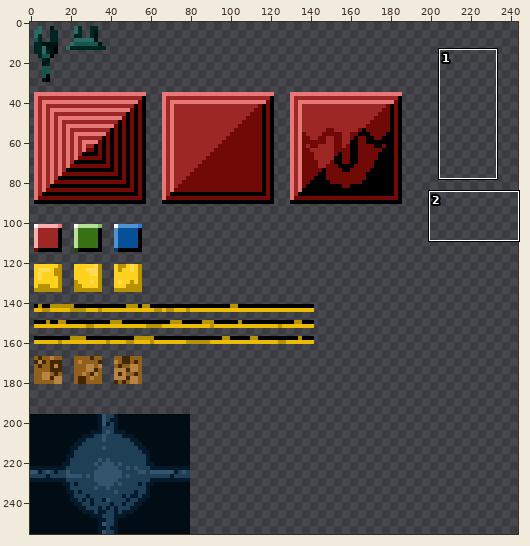
File history of a sprite sheet, Assets/Textures/Environment-Atlas-1.png. Above: a wide view before the commit, with the close-up outlined.
Close-up. First the earlier version:
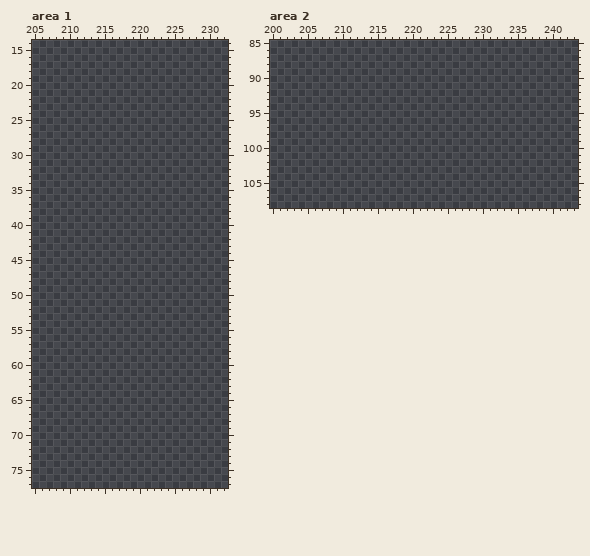
The file is 256x256 pixels. Shown: area 1: x 205..232, y 14..77; area 2: x 200..243, y 85..108. The old version is drawn lined up with the new one. The wide view leaves out empty margins.
After the commit:
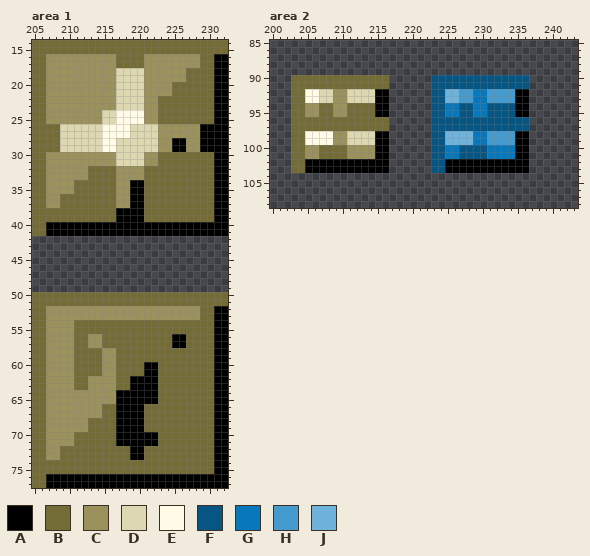
Palette (. is transparent): A #000000  B #746c37  C #9a915c  D #ded8b2  E #fffbe6  F #065583  G #0878ba  H #469bce  J #6fb3dc
Log entry: Added Wall tiles to the environment atlas
From old to new:
drawings rearranged on the sheet (the old picture shows each at its new place; 1 dropped ones are not shown)
Changed rows in their new state; - is an unchanged pixel.
Area 1:
first column x 205:
14 BBBBBBBBBBBBBBBBBBBBBBBBBBBB
15 BBBBBBBBBBBBBBBBBBBBBBBBBBBB
16 BBCCCCCCCCCCBBBBCCCCCCCCBBAA
17 BBCCCCCCCCCCBBBBCCCCCCCCBBAA
18 BBCCCCCCCCCCDDDDCCCCCCBBBBAA
19 BBCCCCCCCCCCDDDDCCCCCCBBBBAA
20 BBCCCCCCCCCCDDDDCCCCBBBBBBAA
21 BBCCCCCCCCCCDDDDCCCCBBBBBBAA
22 BBCCCCCCCCCCDDDDCCBBBBBBBBAA
23 BBCCCCCCCCCCDDDDCCBBBBBBBBAA
24 BBCCCCCCCCDDEEEECCBBBBBBBBAA
25 BBCCCCCCCCDDEEEECCBBBBBBBBAA
26 BBBBDDDDDDEEEEDDDDCCCCCCAAAA
27 BBBBDDDDDDEEEEDDDDCCCCCCAAAA
28 BBBBDDDDDDEEDDDDDDCCAACCAAAA
29 BBBBDDDDDDEEDDDDDDCCAACCAAAA
30 BBCCCCCCCCCCDDDDCCBBBBBBBBAA
31 BBCCCCCCCCCCDDDDCCBBBBBBBBAA
32 BBCCCCCCBBBBCCCCBBBBBBBBBBAA
33 BBCCCCCCBBBBCCCCBBBBBBBBBBAA
34 BBCCCCBBBBBBCCAABBBBBBBBBBAA
35 BBCCCCBBBBBBCCAABBBBBBBBBBAA
36 BBCCBBBBBBBBCCAABBBBBBBBBBAA
37 BBCCBBBBBBBBCCAABBBBBBBBBBAA
38 BBBBBBBBBBBBAAAABBBBBBBBBBAA
39 BBBBBBBBBBBBAAAABBBBBBBBBBAA
40 BBAAAAAAAAAAAAAAAAAAAAAAAAAA
41 BBAAAAAAAAAAAAAAAAAAAAAAAAAA
first column x 205:
50 BBBBBBBBBBBBBBBBBBBBBBBBBBBB
51 BBBBBBBBBBBBBBBBBBBBBBBBBBBB
52 BBCCCCCCCCCCCCCCCCCCCCCCBBAA
53 BBCCCCCCCCCCCCCCCCCCCCCCBBAA
54 BBCCCCBBBBBBBBBBBBBBBBBBBBAA
55 BBCCCCBBBBBBBBBBBBBBBBBBBBAA
56 BBCCCCBBCCBBBBBBBBBBAABBBBAA
57 BBCCCCBBCCBBBBBBBBBBAABBBBAA
58 BBCCCCBBBBCCBBBBBBBBBBBBBBAA
59 BBCCCCBBBBCCBBBBBBBBBBBBBBAA
60 BBCCCCBBBBCCBBBBAABBBBBBBBAA
61 BBCCCCBBBBCCBBBBAABBBBBBBBAA
62 BBCCCCBBCCCCBBAAAABBBBBBBBAA
63 BBCCCCBBCCCCBBAAAABBBBBBBBAA
64 BBCCCCCCCCCCAAAAAABBBBBBBBAA
65 BBCCCCCCCCCCAAAAAABBBBBBBBAA
66 BBCCCCCCCCBBAAAABBBBBBBBBBAA
67 BBCCCCCCCCBBAAAABBBBBBBBBBAA
68 BBCCCCCCBBBBAAAABBBBBBBBBBAA
69 BBCCCCCCBBBBAAAABBBBBBBBBBAA
70 BBCCCCBBBBBBAAAAAABBBBBBBBAA
71 BBCCCCBBBBBBAAAAAABBBBBBBBAA
72 BBCCBBBBBBBBBBAABBBBBBBBBBAA
73 BBCCBBBBBBBBBBAABBBBBBBBBBAA
74 BBBBBBBBBBBBBBBBBBBBBBBBBBAA
75 BBBBBBBBBBBBBBBBBBBBBBBBBBAA
76 BBAAAAAAAAAAAAAAAAAAAAAAAAAA
77 BBAAAAAAAAAAAAAAAAAAAAAAAAAA
Area 2:
first column x 203:
 90 BBBBBBBBBBBBBB------FFFFFFFFFFFFFF
 91 BBBBBBBBBBBBBB------FFFFFFFFFFFFFF
 92 BBEEDDCCDDDDAA------FFJJHHGGHHHHAA
 93 BBEEDDCCDDDDAA------FFJJHHGGHHHHAA
 94 BBCCBBCCBBBBAA------FFGGFFGGFFFFAA
 95 BBCCBBCCBBBBAA------FFGGFFGGFFFFAA
 96 BBBBBBBBBBBBBB------FFFFFFFFFFFFFF
 97 BBBBBBBBBBBBBB------FFFFFFFFFFFFFF
 98 BBEEEECCDDDDAA------FFJJJJGGHHHHAA
 99 BBEEEECCDDDDAA------FFJJJJGGHHHHAA
100 BBCCBBBBCCCCAA------FFGGFFFFGGGGAA
101 BBCCBBBBCCCCAA------FFGGFFFFGGGGAA
102 BBAAAAAAAAAAAA------FFAAAAAAAAAAAA
103 BBAAAAAAAAAAAA------FFAAAAAAAAAAAA
Pixel boxes of the changes (left, top, right, bottom) in both close-ups:
added: (32, 40, 228, 236)
added: (32, 292, 228, 488)
added: (291, 75, 389, 173)
added: (431, 75, 529, 173)
